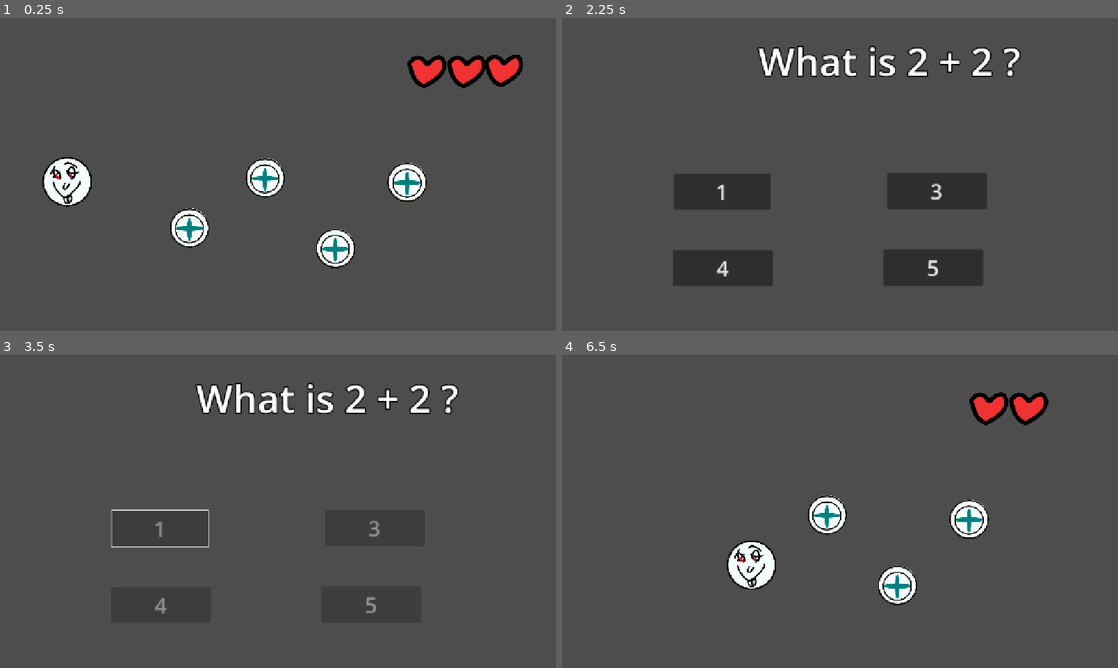
Above: before the commit, frames 1-4 (two rows, left to right).
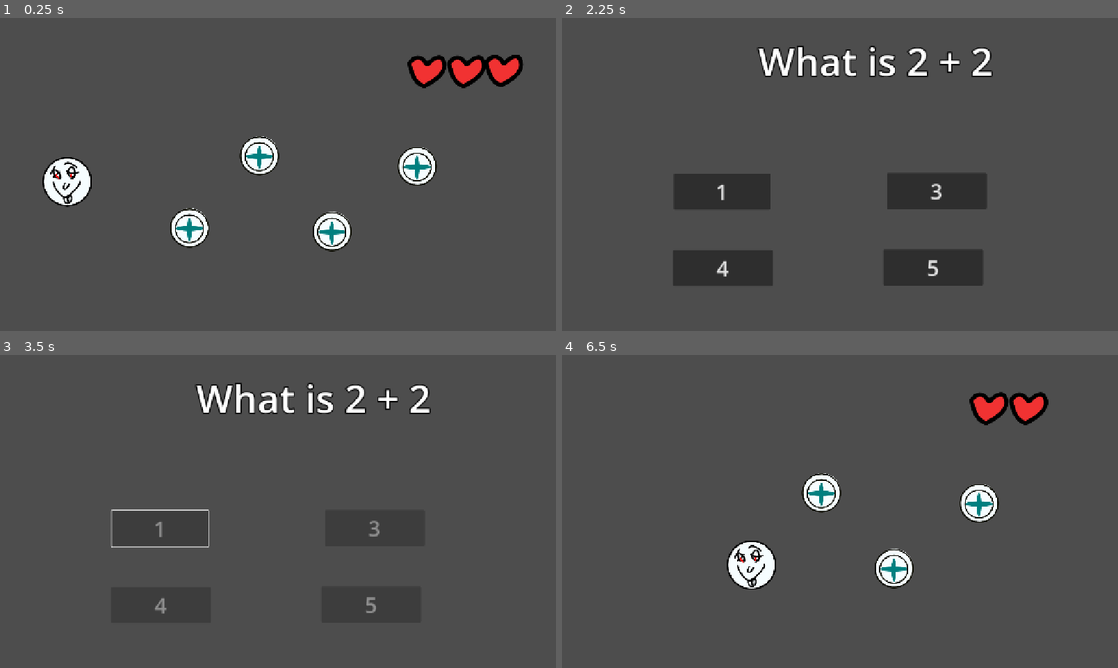
Above: after the commit, the same moments.

Repository: Cywer1/math_quest
Game: Godot game, scene res://Scenes/main_map.tscn
Two runs of this game, one before a commit and one after it. Both use one fixed random seed, a clock stepped at 60 frames per second and the inputs below.
Inputs (mouse positions are in pixels of both pictures, inside the frame that each line leads up to):
- Up to frame 1 (0.25 s): no input
- Up to frame 2 (2.25 s): click (751, 227) at 0.5 s
- Up to frame 3 (3.5 s): click "1" at 2.75 s
- Up to frame 4 (6.5 s): tap Enter at 3.5 s; tap Space at 4.25 s

The runs differ from the first frame. In frame 1, 3.0% of the frame differs, in the area x 43-79%, y 37-80%; in frame 2, 0.1%; in frame 3, 0.1%; in frame 4, 3.0%.

Commit message:
Rough prototype 4 - Added question variations

Diff:
--- a/Scenes/main_map.tscn
+++ b/Scenes/main_map.tscn
@@ -31,33 +31,53 @@
 grow_horizontal = 1
 grow_vertical = 1
 question_scene_resource = ExtResource("5_nfd1w")
+specific_question_data = {
+"answers": ["1", "3", "4", "5"],
+"correctAnswer": "4",
+"question": "What is 2 + 2"
+}
 
 [node name="question_point2" parent="MapContent" instance=ExtResource("3_1vevx")]
-offset_left = 564.0
-offset_top = 322.0
-offset_right = 655.0
-offset_bottom = 413.0
+offset_left = 551.0
+offset_top = 271.0
+offset_right = 642.0
+offset_bottom = 362.0
 grow_horizontal = 1
 grow_vertical = 1
 question_scene_resource = ExtResource("5_nfd1w")
+specific_question_data = {
+"answers": ["1", "3", "4", "5"],
+"correctAnswer": "5",
+"question": "What is 2 + 3"
+}
 
 [node name="question_point3" parent="MapContent" instance=ExtResource("3_1vevx")]
-offset_left = 726.0
-offset_top = 484.0
-offset_right = 817.0
-offset_bottom = 575.0
+offset_left = 718.0
+offset_top = 445.0
+offset_right = 809.0
+offset_bottom = 536.0
 grow_horizontal = 1
 grow_vertical = 1
 question_scene_resource = ExtResource("5_nfd1w")
+specific_question_data = {
+"answers": ["1", "3", "7", "2"],
+"correctAnswer": "3",
+"question": "What is 10 - 7 ?"
+}
 
 [node name="question_point4" parent="MapContent" instance=ExtResource("3_1vevx")]
-offset_left = 891.0
-offset_top = 332.0
-offset_right = 982.0
-offset_bottom = 423.0
+offset_left = 914.0
+offset_top = 295.0
+offset_right = 1005.0
+offset_bottom = 386.0
 grow_horizontal = 1
 grow_vertical = 1
 question_scene_resource = ExtResource("5_nfd1w")
+specific_question_data = {
+"answers": ["10", "11", "8", "5"],
+"correctAnswer": "10",
+"question": "What is 12 - 2 ?"
+}
 
 [node name="HealthContainer" type="HBoxContainer" parent="MapContent"]
 offset_left = 936.0
--- a/Scripts/main_map.gd
+++ b/Scripts/main_map.gd
@@ -20,6 +20,7 @@
 
 var pending_question_scene_resource: PackedScene
 
+var data_for_current_question: Dictionary
 
 func _ready() -> void:
 	PlayerData.health_changed.connect(on_player_health_changed)
@@ -60,7 +61,7 @@
 		printerr("MainMap: GameOverScene not set!")
 		get_tree().quit()
 
-func _on_question_point_activated(point_node: Node,question_scene_to_load:PackedScene):
+func _on_question_point_activated(point_node: Node,data_from_clicked_point: Dictionary):
 	if is_player_moving or current_sub_scene != null: # Also don't interact if a sub-scene is up
 		print("MainMap: Action blocked (moving or sub-scene active).")
 		if point_node is Button:
@@ -69,11 +70,12 @@
 
 	print("MainMap: Question point activated: ", point_node.name)
 	is_player_moving = true
-	pending_question_scene_resource = question_scene_to_load # Store which question scene to load
-	# Disable other question points
+
+
+	data_for_current_question = data_from_clicked_point
 	_set_question_points_interactive(false, point_node)
 
-	var target_position: Vector2
+	var target_position: Vector2 = Vector2.ZERO
 	if point_node is Node2D:
 		target_position = point_node.global_position
 	elif point_node is Control: # Buttons are Controls
@@ -93,29 +95,37 @@
 	# Destroy the question point (THIS WILL NOW PERSIST)
 	if point_node in active_question_points:
 		active_question_points.erase(point_node)
-	point_node.queue_free()
+	if is_instance_valid(point_node):
+		point_node.queue_free()
 
 	is_player_moving = false
 
 	# Now show the question scene
-	_show_question_scene(pending_question_scene_resource)
-
-func _show_question_scene(scene_resource: PackedScene) -> void:
-	if current_sub_scene: # Should not happen if logic is correct, but as a safeguard
-		current_sub_scene.queue_free()
-
-	if scene_resource:
-		current_sub_scene = scene_resource.instantiate()
-		# Connect signals from the question scene
+	_instantiate_and_show_question_scene(data_for_current_question)
+
+func _instantiate_and_show_question_scene(data_dictionary_for_question: Dictionary) -> void:
+	if current_sub_scene:
+		print("Mainmap: Warning. A sub_scene is already active. Removing it")
+		_remove_current_sub_scene()
+		await get_tree().process_frame
+		await get_tree().process_frame
+	if not question_scene_default_resource:
+		printerr("MainMap: 'question_scene_prefab' (QuestionScene.tscn) is not assigned in the Inspector!")
+		_return_to_map_interaction()
+		return
+	if not data_dictionary_for_question or data_dictionary_for_question.is_empty():
+		printerr("MainMap: No valid question data provided to show the question scene!")
+		_return_to_map_interaction()
+		return
+	current_sub_scene = question_scene_default_resource.instantiate()
+	current_sub_scene.Question_data = data_dictionary_for_question
+	if current_sub_scene.has_signal("question_answered_win"):
 		current_sub_scene.question_answered_win.connect(_on_question_answered_win)
+	if current_sub_scene.has_signal("question_answered_lose"):
 		current_sub_scene.question_answered_lose.connect(_on_question_answered_lose)
-
-		add_child(current_sub_scene) # Or add to sub_scene_container
-		_set_main_map_interactive(false) # Disable main map interactions
-		print("MainMap: Question scene shown.")
-	else:
-		printerr("MainMap: No question scene resource to show!")
-		_set_question_points_interactive(true) # Re-enable points if we failed to show scene
+	add_child(current_sub_scene)
+	_set_main_map_interactive(false)
+	print("MainMap: Question scene instance shown with specific data.")
 
 func _on_question_answered_win() -> void:
 	print("MainMap: Received question_answered_win.")
--- a/Scripts/question_point.gd
+++ b/Scripts/question_point.gd
@@ -1,9 +1,14 @@
 extends Button
 
-signal point_activated(point_node: Node2D, question_scene_to_load: PackedScene)
+signal point_activated(point_node: Node2D, question_data_for_this_point: Dictionary)
 
 
 @export var question_scene_resource: PackedScene
+@export var specific_question_data: Dictionary = {
+	"question": "Default - Configure Me in Inspector!",
+	"answers": ["A", "B", "C", "D"],
+	"correctAnswer": "A"
+}
 
 func _ready():
 
@@ -13,10 +18,5 @@
 	self.pressed.connect(_on_pressed)
 
 func _on_pressed() -> void:
-	# When pressed, emit the signal with itself and the scene it wants to load.
-	# The main map will listen for this.
-	if question_scene_resource:
-		emit_signal("point_activated", self, question_scene_resource)
-		# Optionally disable the button immediately to prevent double clicks
-		# The main map will queue_free it later.
-		self.disabled = true
+	emit_signal("point_activated", self, specific_question_data)
+	self.disabled = true
